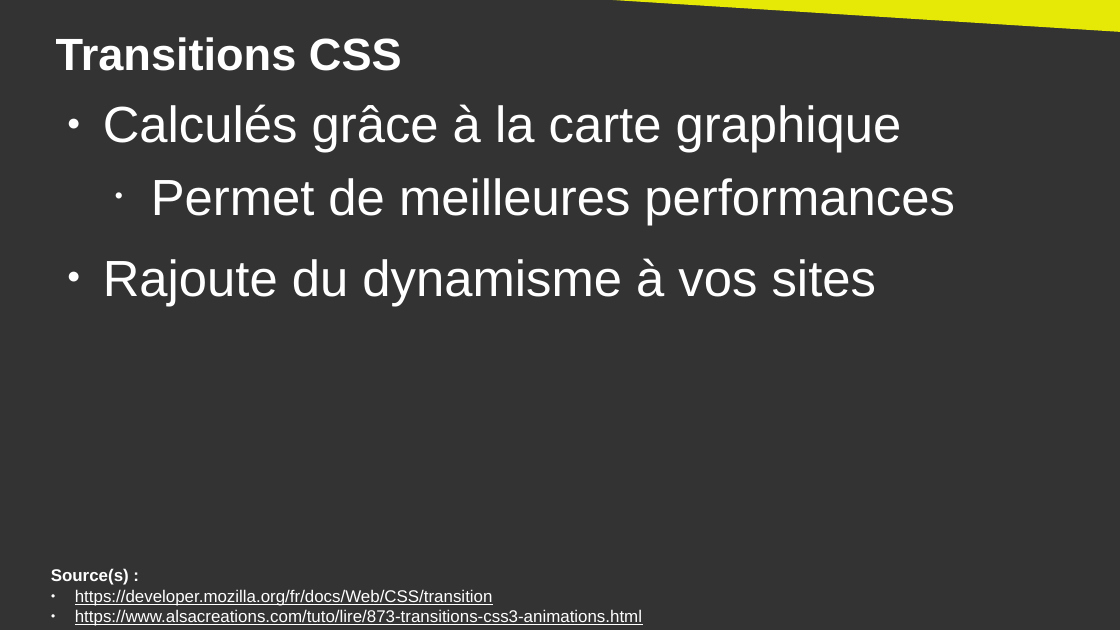
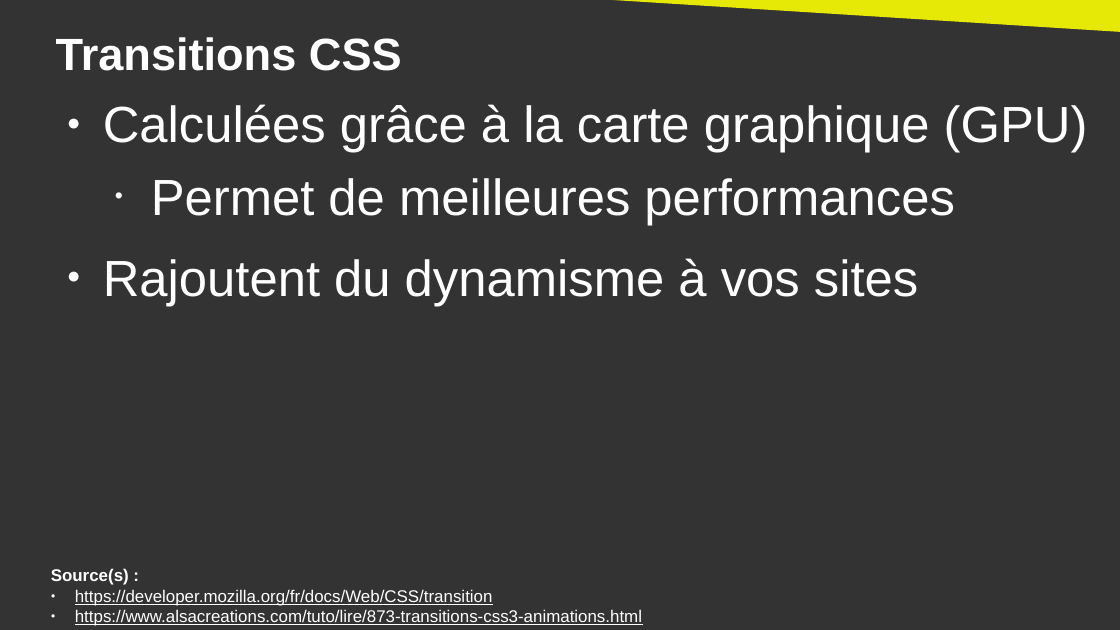
Before and after one commit to DanYellow/cours, a slide deck: slide 8 of integration-web-s2/travaux-pratiques/numero-2/presentation.odp. Drawn at 1120x630 pixels with LibreOffice and Linux fonts; fonts in the diff are those of the drawing. Boxes give left, top, right and bottom in pixels: in the first picture for what was removed or moved away, otherwise in the second. Text is boxed around its words. In the diff, an @@ line names an element or a change of style, - is before the commit and + after.

```diff
--- a/integration-web-s2/travaux-pratiques/numero-2/presentation.odp
+++ b/integration-web-s2/travaux-pratiques/numero-2/presentation.odp
@@ text at [103,104,1088,153]: text changed @@
-● Calculés grâce à la carte graphique
+● Calculées grâce à la carte graphique (GPU)
@@ text at [103,258,918,306]: text changed @@
-● Rajoute du dynamisme à vos sites
+● Rajoutent du dynamisme à vos sites
```
Also in this commit, not shown: 9 other slides changed, 1 other file.
